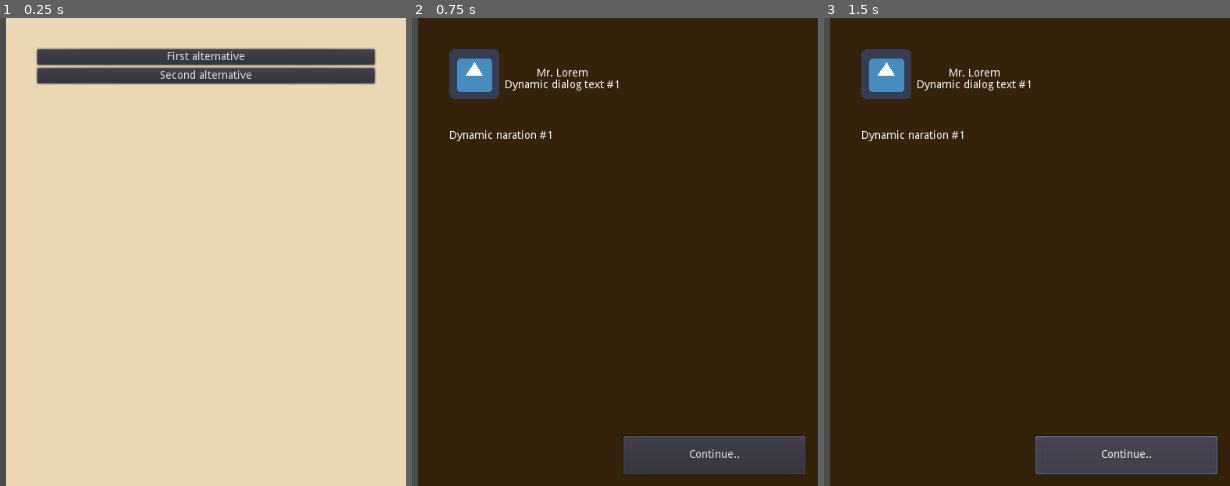
Above: before the commit, frames 1-3 (left to right).
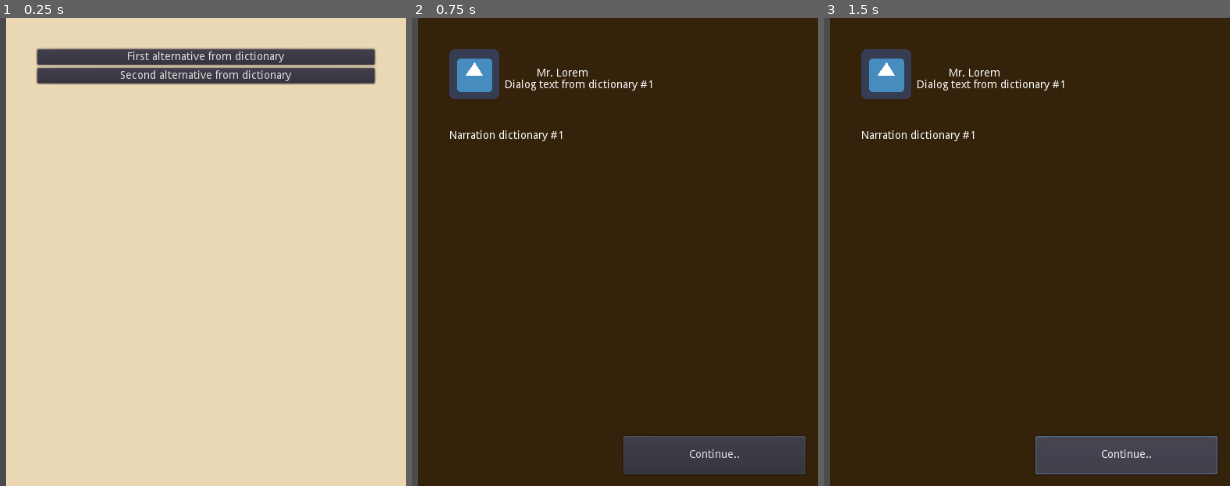
Above: after the commit, the same moments.

Repository: jordgubben/gw24-fam-andersson
Game: Godot game, scene res://FamilyDinner.tscn
The game is run twice, just before and just after one commit, with the same random seed, the same clock (stepped at 60 frames per second) and the same inputs. The engine's default icon, where the game draws it, is replaced by a stand-in: a white triangle on a blue panel in a dark square.
Inputs (mouse positions are in pixels of both pictures, inside the frame that each line leads up to):
- Up to frame 1 (0.25 s): no input
- Up to frame 2 (0.75 s): click (619, 55) at 0.5 s, where only the run before the commit has a clickable "First alternative"
- Up to frame 3 (1.5 s): click "Continue.." at 1.25 s

The runs differ from the first frame. In frame 1, 0.8% of the frame differs, in the area x 29-72%, y 7-14%; in frame 2, 0.6%; in frame 3, 0.6%.

Commit message:
Populate options from a list of conversations

Diff:
--- a/FamilyDinner.gd
+++ b/FamilyDinner.gd
@@ -10,22 +10,63 @@
 export(NodePath) var narrative_path = NodePath("ui/narrative")
 onready var _narrative_panel: NarrativePanel = self.get_node(narrative_path)
 
+
+var _potential_conversations: Dictionary = {
+	"#1": ConversationSegment.new("First alternative from dictionary", [], [
+		{"speaker": "Godot mascot", "text": "Dialog text from dictionary #1"},
+		{"text": "Narration dictionary #1"},
+	]),
+	"#2": ConversationSegment.new("Second alternative from dictionary", [], [
+		{"speaker": "Godot mascot", "text": "Dialog text from dictionary #2"},
+		{"text": "Narration dictionary #2"},
+	]),
+}
+
+
 # Populate options panel with some placeholders
 func _ready():
-	_options_panel.add_option("#1", "First alternative")
-	_options_panel.add_option("#2", "Second alternative")
+	for key in _potential_conversations.keys():
+		var segment:ConversationSegment = _potential_conversations[key]
+		var title: String = segment.title
+		_options_panel.add_option(key, title)
 
 
 func _on_options_option_selected(key):
-	prints(self, "_on_options_option_selected", key)
+	# Hide options
 	_options_panel.visible = false
 
+	# Present narrative pannel
 	_narrative_panel.clear();
+	var segment:ConversationSegment = _potential_conversations[key]
+	segment.present(_narrative_panel)
 	_narrative_panel.visible = true
-	match key:
-		"#1":
-			_narrative_panel.queue_dialouge("Godot mascot", "Dynamic dialog text #1")
-			_narrative_panel.queue_narration("Dynamic naration #1")
-		"#2":
-			_narrative_panel.queue_narration("Dynamic naration #2")
-			_narrative_panel.queue_dialouge("Godot mascot", "Dynamic dialog text #2")
+
+
+#
+# A Narrative sequence is an exchange of thouhgts and feelings
+# between one or more characters.
+#
+class ConversationSegment:
+	var title: String = ""
+	var prequisites: Array = []
+	var narrative: Array = []
+
+	func _init(title:String, preq: Array, narr:Array):
+		self.title = title
+		self.prequisites = preq
+		self.narrative = narr
+
+	func is_presentable():
+		return true
+
+	func present(out):
+		for el in self.narrative:
+			match el:
+				{"text": var text, "speaker": var speaker}:
+					out.queue_dialouge(speaker, text)
+
+				{"text": var text}:
+					out.queue_narration(text)
+
+				_:
+					printerr("Unablle to pressent", el)
